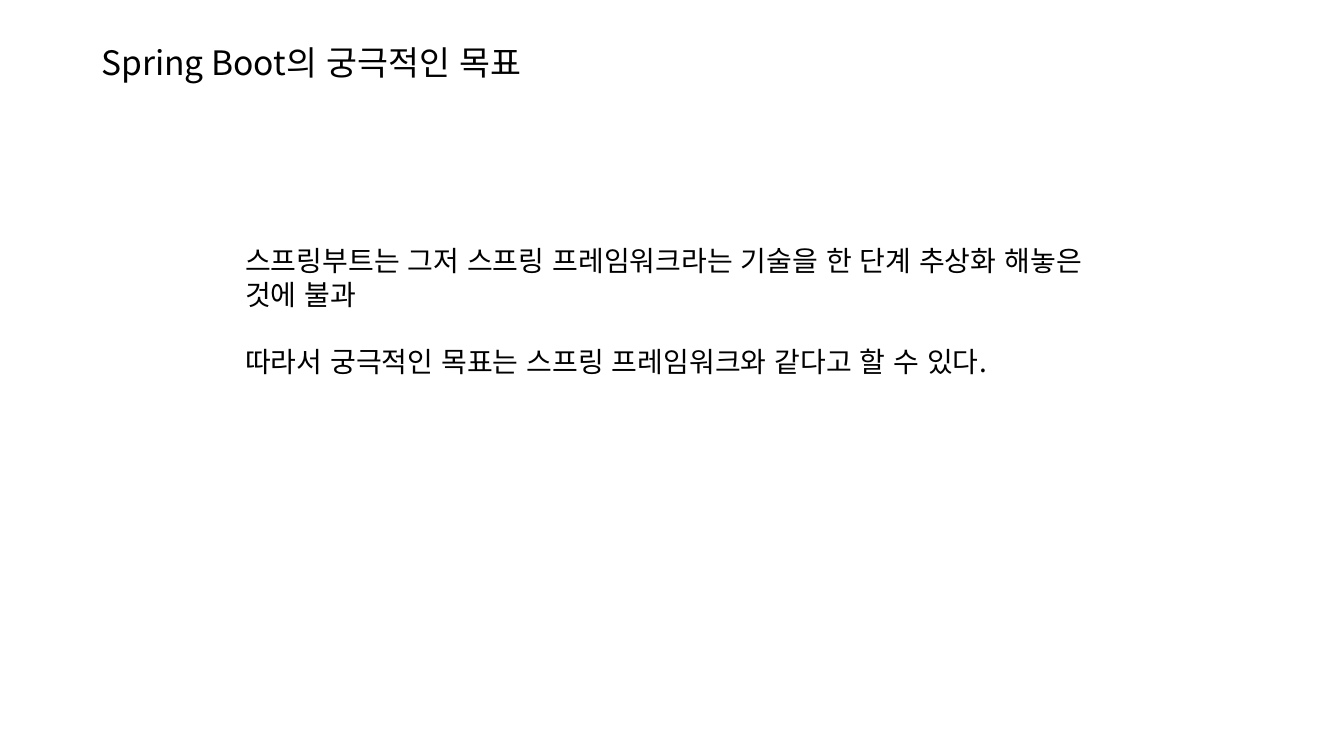
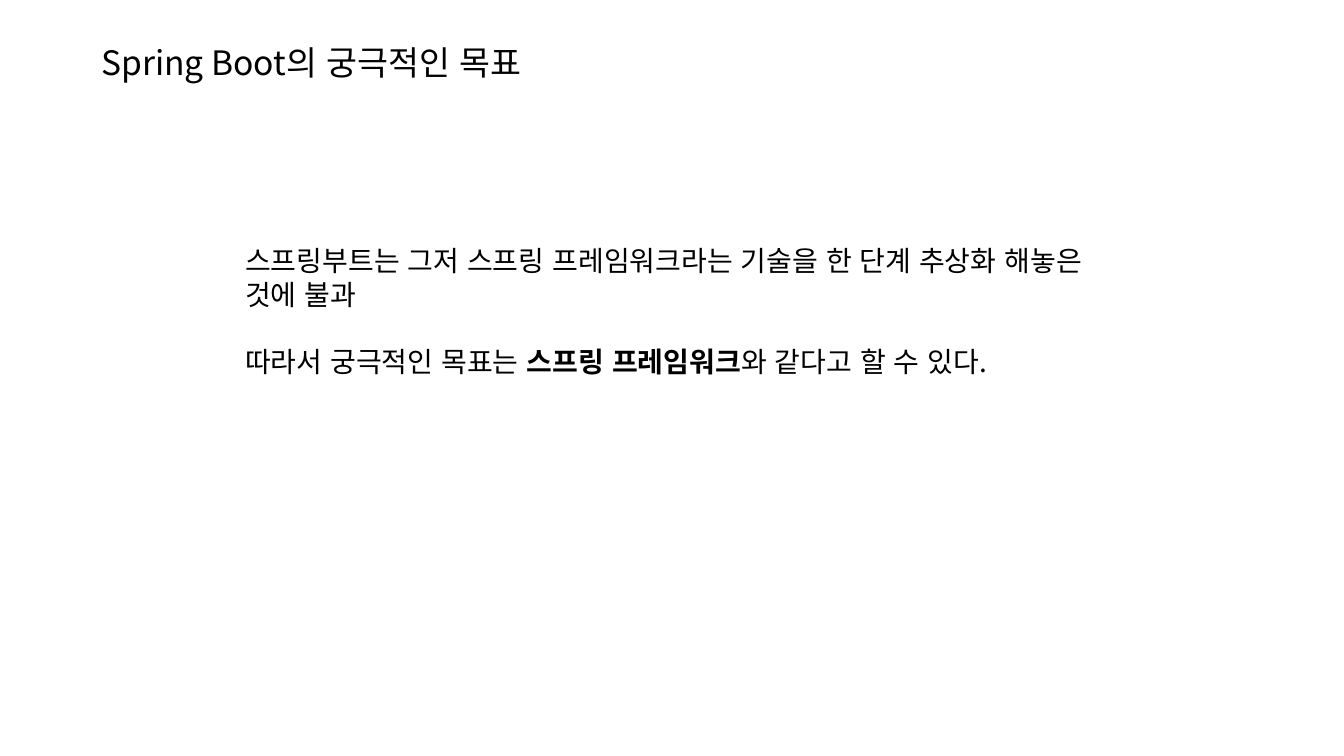
Before and after one commit to joonYK/study-boot-rest, a slide deck: slide 3 of SpringBoot Rest API.pptx. Drawn at 1344x756 pixels with LibreOffice and Linux fonts; fonts in the diff are those of the drawing. Boxes give left, top, right and bottom in pixels: in the first picture for what was removed or moved away, otherwise in the second. Text is boxed around its words. In the diff, an @@ line names an element or a change of style, - is before the commit and + after.

```diff
--- a/SpringBoot Rest API.pptx
+++ b/SpringBoot Rest API.pptx
@@ text at box(245, 348, 987, 375): bold on in "스프링 프레임워크와" @@
```
Also in this commit, not shown: 15 other slides changed.
